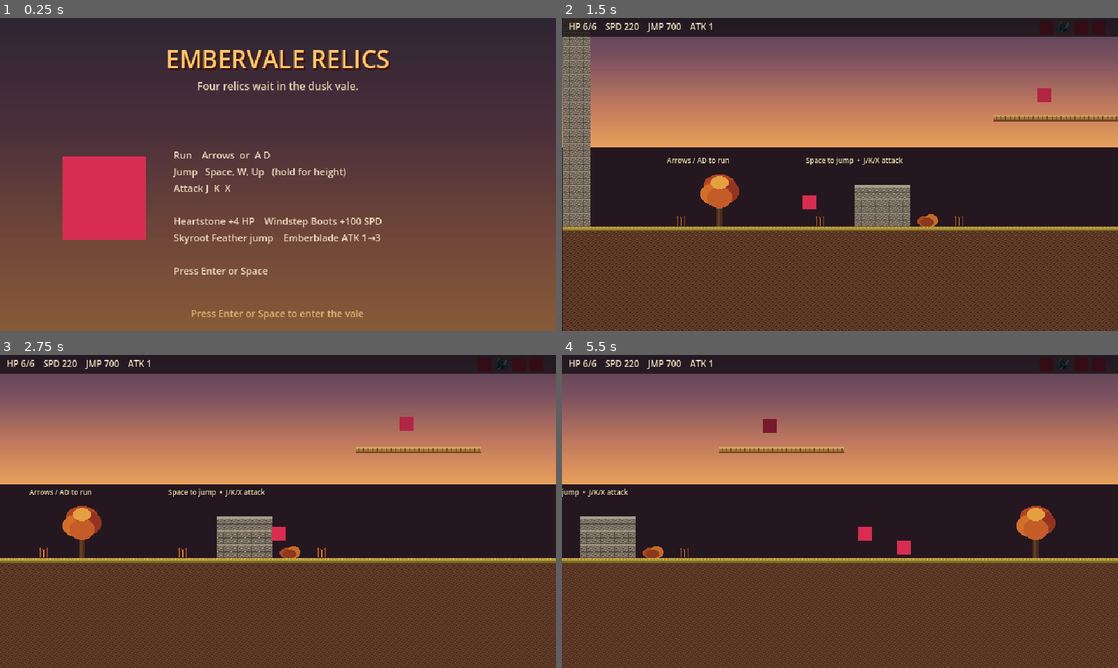
Above: before the commit, frames 1-4 (two rows, left to right).
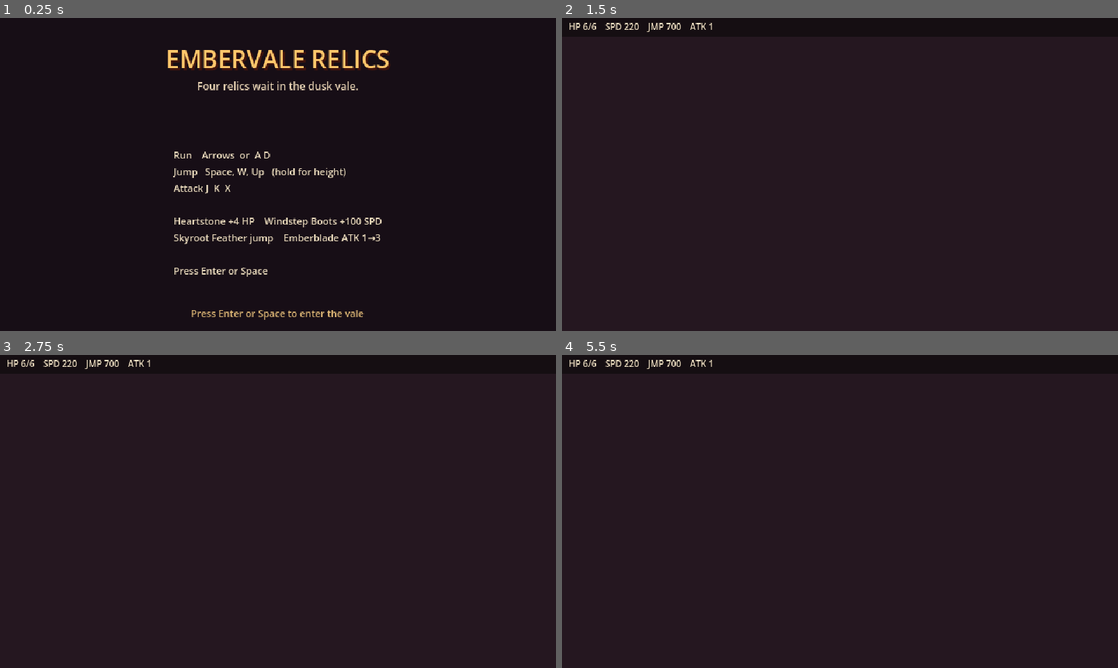
Above: after the commit, the same moments.

Repository: hansenjensemil-ui/hero-item-platformer
Game: Godot game, scene res://scenes/Title.tscn
Same seed, same stepped clock (60 frames per second), same inputs: the game is played once before the commit and once after it.
Inputs:
- Up to frame 1 (0.25 s): no input
- Up to frame 2 (1.5 s): tap Enter at 0.5, 1.35 s; hold R 0.53-1.28 s; hold D from 0.53 s (still down); tap Space at 0.77 s
- Up to frame 3 (2.75 s): tap Space at 1.52 s; release D at 2.03 s; hold A from 2.03 s (still down); hold J from 2.03 s (still down)
- Up to frame 4 (5.5 s): release A at 2.78 s; release J at 2.78 s; hold D 2.78-4.28 s; tap K at 2.85 s; tap Space at 3.02, 3.77, 4.52 s; hold X 3.53-4.28 s; hold A 4.28-5.03 s; tap Keypad Enter at 4.35 s; hold D from 5.03 s (still down); hold R from 5.03 s (still down)

The runs differ from the first frame. In frame 1, 97% of the frame differs, in the area x 0-100%, y 0-100%; in frame 2, 68%; in frame 3, 69%; in frame 4, 69%.
Error after the commit: Parse Error: Identifier "ArtDataRelics" not declared in the current scope. (res://scripts/Art.gd:29)

Commit message:
Fall back to ArtDataRelics for emberblade/feather/heartstone sprites.

Diff:
--- a/godot/scripts/Art.gd
+++ b/godot/scripts/Art.gd
@@ -25,6 +25,8 @@
 
 func _from_data(name: String) -> Texture2D:
 	var b64 := ArtData.b64(name)
+	if b64.is_empty():
+		b64 = ArtDataRelics.b64(name)
 	if b64.is_empty():
 		return null
 	b64 = b64.strip_edges().replace("\n", "").replace("\r", "").replace(" ", "")
